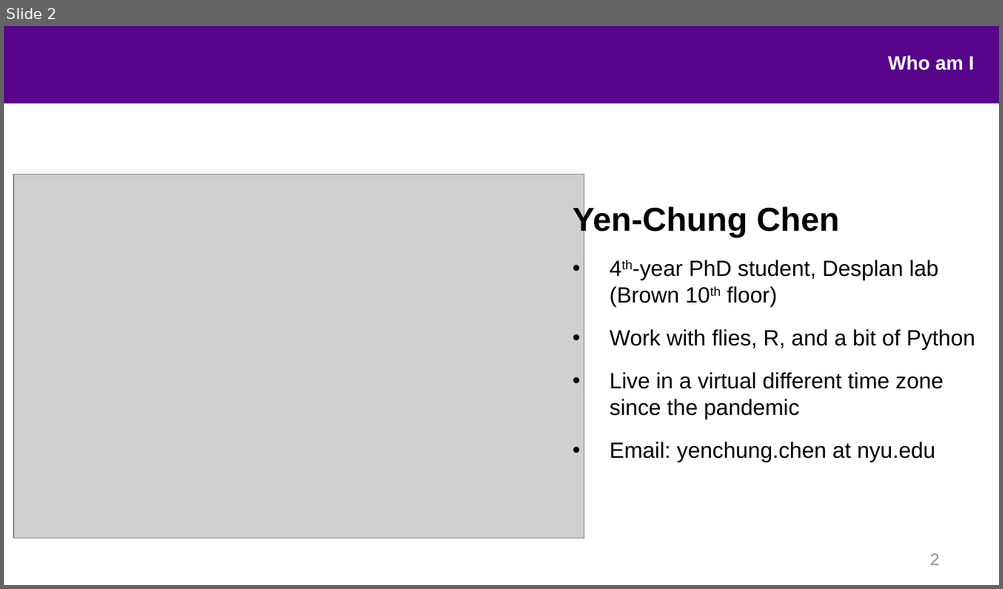
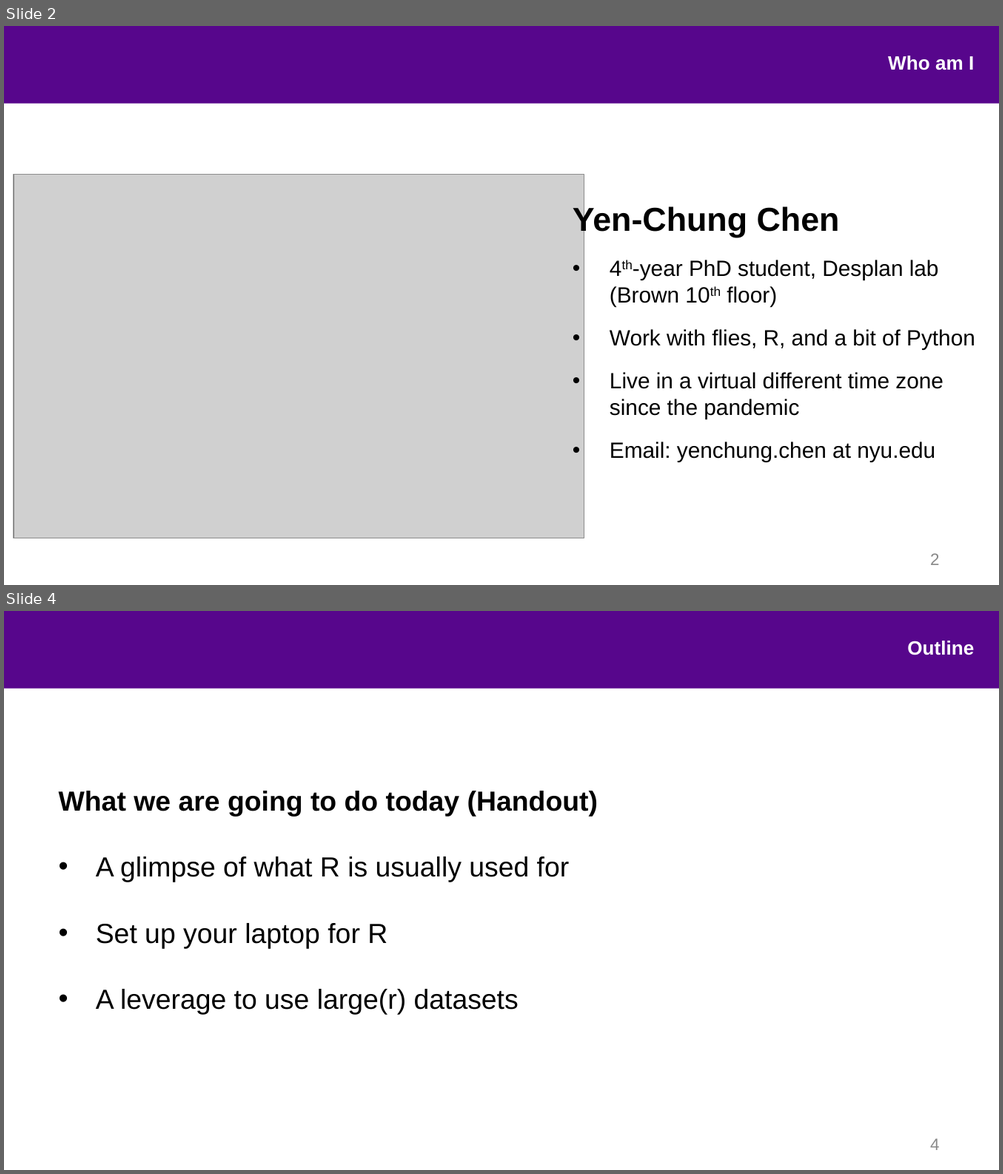
Before and after one commit to nyusurp/nyusurp.github.io, a slide deck: slide/session_1_environment.ppt. Shown one above the other, each under a label of ours: slide 2 before the commit, slides 2 and 4 after it; the slides between them are not shown. The pictures are 1003x589 and 1003x1174 pixels, drawn with LibreOffice and Linux fonts; fonts in the diff are those of the drawing; grey boxes stand for pictures; background and template pictures are left out. Boxes give left, top, right and bottom in pixels: in the first picture for what was removed or moved away, otherwise in the second. Text is boxed around its words. In the diff, an @@ line names an element or a change of style, - is before the commit and + after.

```diff
--- a/slide/session_1_environment.ppt
+++ b/slide/session_1_environment.ppt
@@ slide 4 added at (4,611,999,1170), background #FFFFFF; not listed: 1 template element that a slide beside it also shows @@
@@ text added at (907,641,973,655), 14 pt, text #FFFFFF, bold @@
+Outline
@@ text added at (59,791,597,1015), 20 pt, text #000000 @@
+What we are going to do today (Handout)
+• A glimpse of what R is usually used for
+• Set up your laptop for R
+• A leverage to use large(r) datasets
@@ page number added at (930,1139,939,1150), 12 pt, text #898989 @@
+4
```
Also in this commit, not shown: 2 other slides added, 2 slides removed, 2 other files.
